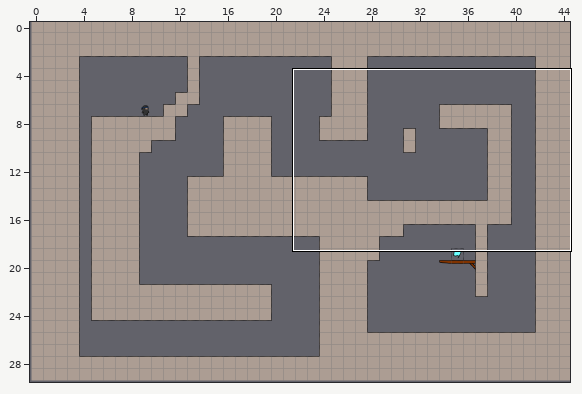
A Tiled map gets an edit: levelconverter/maps/n2.tmx. The picture above shows the old version from afar; the outline marks the close-up.
Close-up. The starting point:
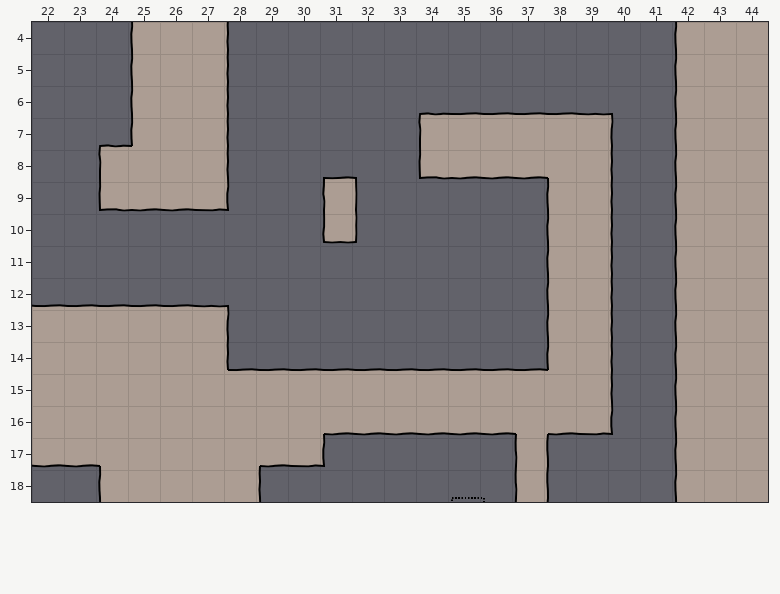
Cells are 40x40 px. Shown: x 22..44, y 4..18.
Once edited:
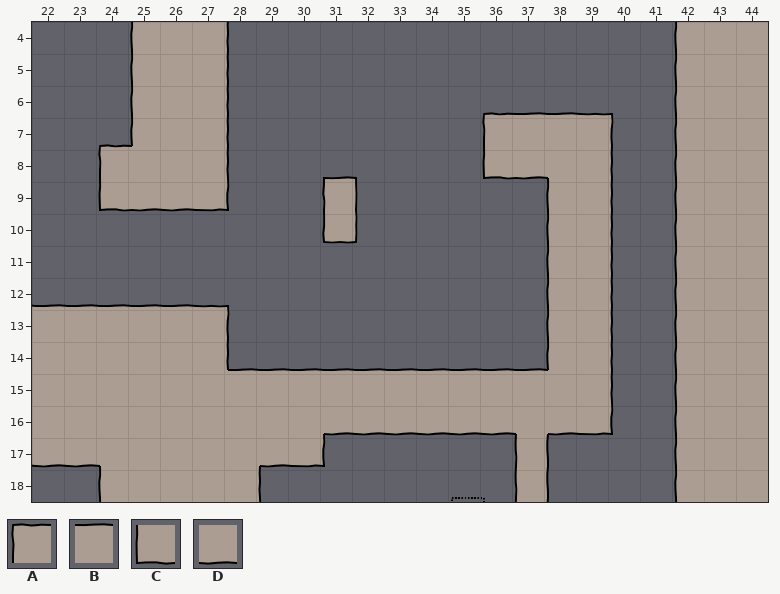
Key: from "tiles6_gapped": A 6, B 7, C 18, D 19.
_ is an empty cell.
Tiles replaced or removed in this view: A, B, C, D.
The exact change:
Changed rows in their new state; . is an unchanged cell.
Layer "bg":
first column x 34:
 7 __A
 8 __C
